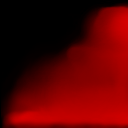
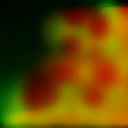
Layers edited between the first and the second 128x128 image:
showed "NoiseAffected", painted on it over (x1=0, y1=0, x2=128, y2=128)
painted on "cloudTopCoverage.jpg" over (x1=1, y1=1, x2=128, y2=128)
